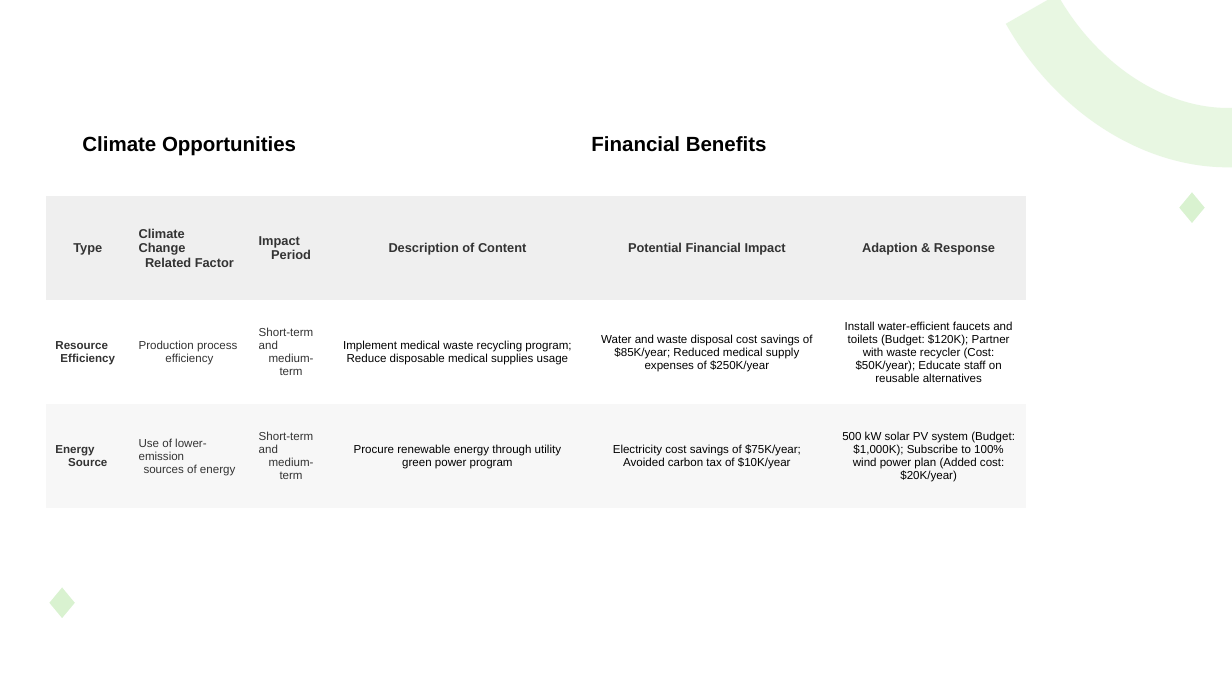
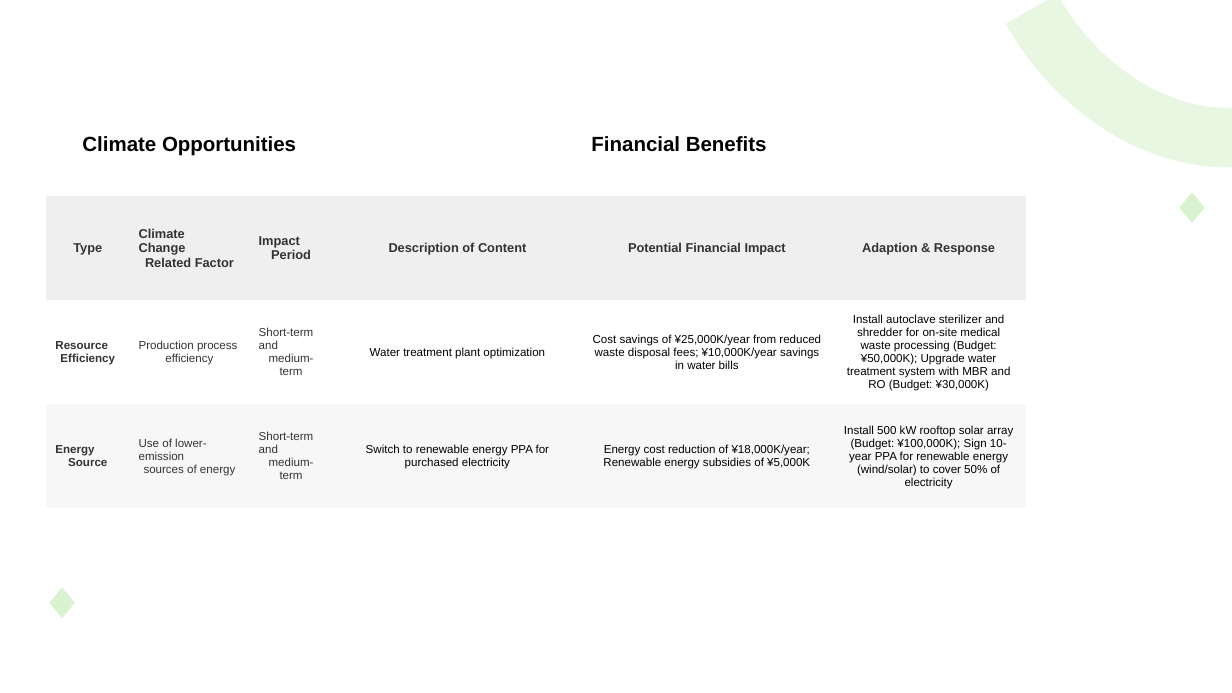
Before and after one commit to jackman993/sustainability-rep, a slide deck: slide 3 of shared/engine/tcfd/output/TCFD_table.pptx. Drawn at 1232x693 pixels with LibreOffice and Linux fonts; fonts in the diff are those of the drawing. Boxes give left, top, right and bottom in pixels: in the first picture for what was removed or moved away, otherwise in the second. Text is boxed around its words. In the diff, an @@ line names an element or a change of style, - is before the commit and + after.

```diff
--- a/shared/engine/tcfd/output/TCFD_table.pptx
+++ b/shared/engine/tcfd/output/TCFD_table.pptx
@@ table at (x1=46, y1=92, x2=1026, y2=508) @@
-row 3: Resource Efficiency | Production process efficiency | Short-term and medium-term | Implement medical waste recycling program; Reduce disposable medical supplies usage | Water and waste disposal cost savings of $85K/year; Reduced medical supply expenses of $250K/year | Install water-efficient faucets and toilets (Budget: $120K); Partner with waste recycler (Cost: $50K/year); Educate staff on reusable alternatives
+row 3: Resource Efficiency | Production process efficiency | Short-term and medium-term | Water treatment plant optimization | Cost savings of ¥25,000K/year from reduced waste disposal fees; ¥10,000K/year savings in water bills | Install autoclave sterilizer and shredder for on-site medical waste processing (Budget: ¥50,000K); Upgrade water treatment system with MBR and RO (Budget: ¥30,000K)
-row 4: Energy Source | Use of lower-emission sources of energy | Short-term and medium-term | Procure renewable energy through utility green power program | Electricity cost savings of $75K/year; Avoided carbon tax of $10K/year | 500 kW solar PV system (Budget: $1,000K); Subscribe to 100% wind power plan (Added cost: $20K/year)
+row 4: Energy Source | Use of lower-emission sources of energy | Short-term and medium-term | Switch to renewable energy PPA for purchased electricity | Energy cost reduction of ¥18,000K/year; Renewable energy subsidies of ¥5,000K | Install 500 kW rooftop solar array (Budget: ¥100,000K); Sign 10-year PPA for renewable energy (wind/solar) to cover 50% of electricity
```
Also in this commit, not shown: 5 other slides changed, 1 slide added, 1 slide removed, 8 other files.
